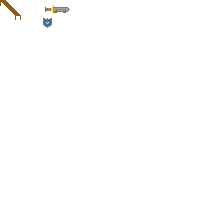
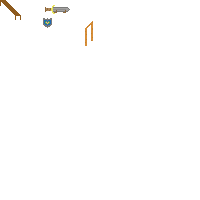
Revision of a layered 200 x 200 image; what changed, layer by layer:
painted on "objects" over (x1=85, y1=21, x2=93, y2=46)
